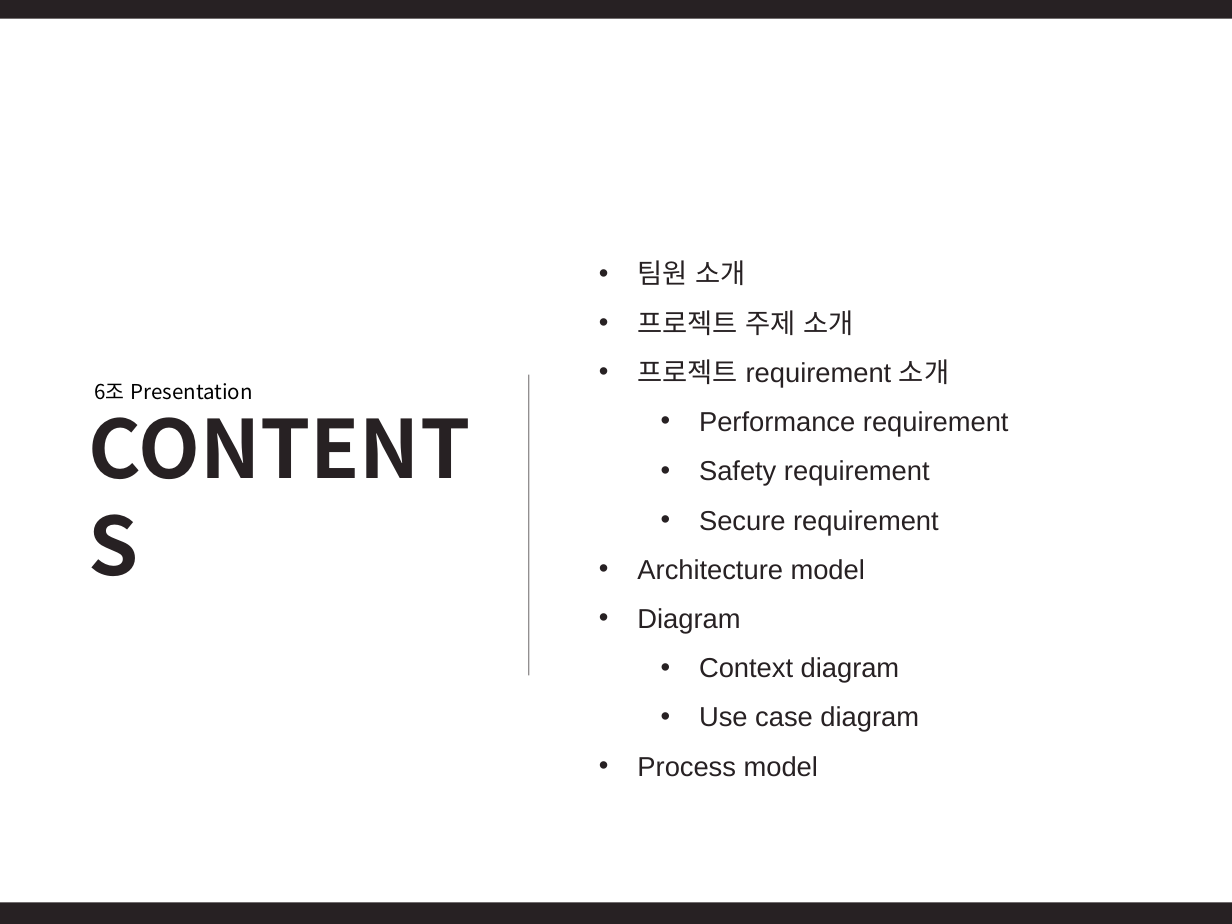
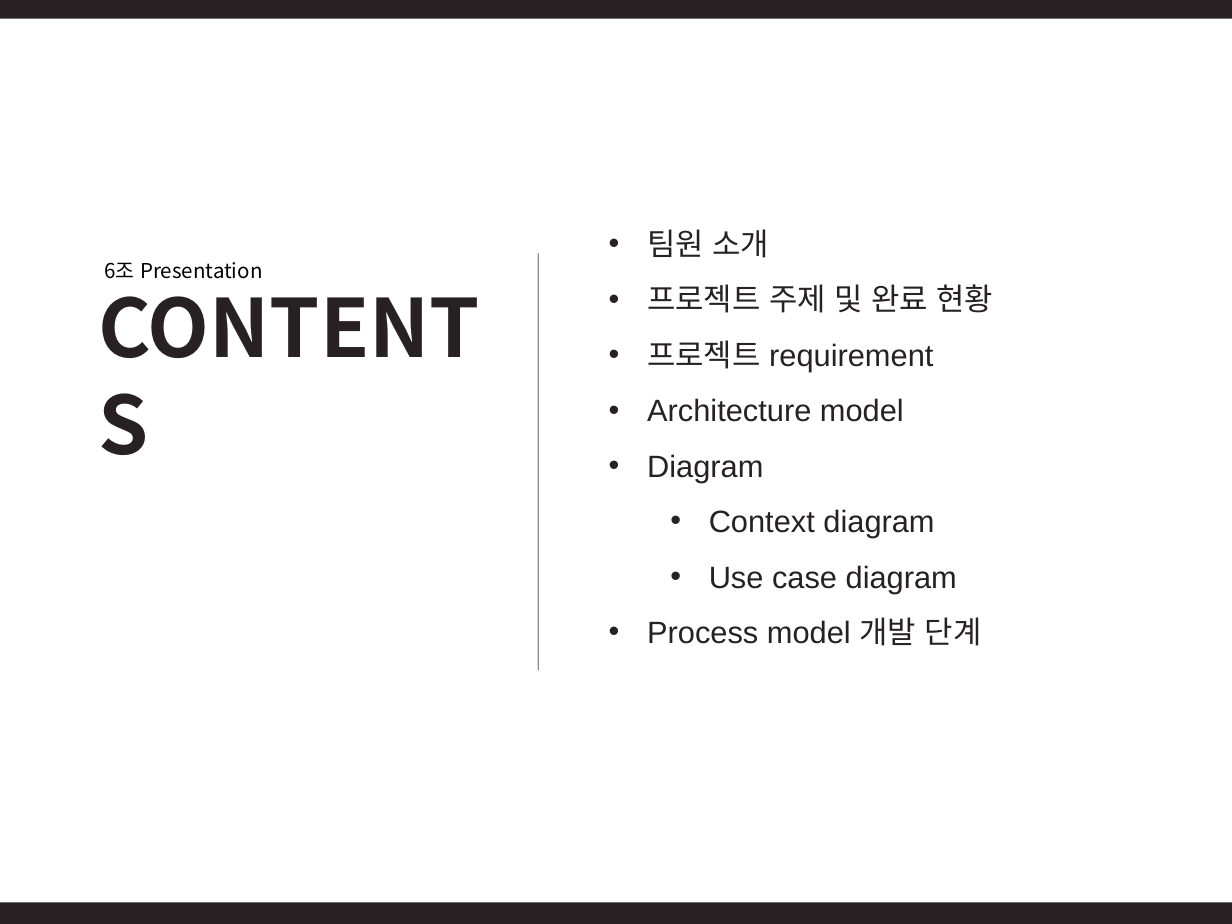
Before and after one commit to DaeunYoon/6team, a slide deck: slide 2 of 6조 발표자료.pptx. Drawn at 1232x924 pixels with LibreOffice and Linux fonts; fonts in the diff are those of the drawing. Boxes give left, top, right and bottom in pixels: in the first picture for what was removed or moved away, otherwise in the second. Text is boxed around its words. In the diff, an @@ line names an element or a change of style, - is before the commit and + after.

```diff
--- a/6조 발표자료.pptx
+++ b/6조 발표자료.pptx
@@ text "팀원 소개": place and size @@
-text "팀원 소개" at (637, 260, 1009, 777)
+text "팀원 소개" at (647, 229, 994, 646)
@@ text at (647, 229, 957, 593): size 16 to 18 pt in "팀원 소개", "Architecture model", "Diagram", "Context diagram" and 1 more places @@
@@ text "6조 Presentation": place and size @@
-text "6조 Presentation" at (94, 383, 253, 400)
+text "6조 Presentation" at (104, 262, 262, 279)
@@ line moved from (529, 375) - (529, 675) to (538, 254) - (538, 670) @@
@@ text "CONTENTS": place and size @@
-text "CONTENTS" at (76, 393, 526, 503)
+text "CONTENTS" at (86, 271, 536, 381)
@@ text at (647, 284, 994, 371): text changed; size 16 to 18 pt @@
-• 프로젝트 주제 소개
-• 프로젝트 requirement 소개
-  • Performance requirement
-  • Safety requirement
-  • Secure requirement
+• 프로젝트 주제 및 완료 현황
+• 프로젝트 requirement
@@ text at (647, 617, 982, 646): text changed; size 16 to 18 pt @@
-• Process model
+• Process model 개발 단계
```
Also in this commit, not shown: 8 other slides changed, 2 slides added, 3 slides removed.
